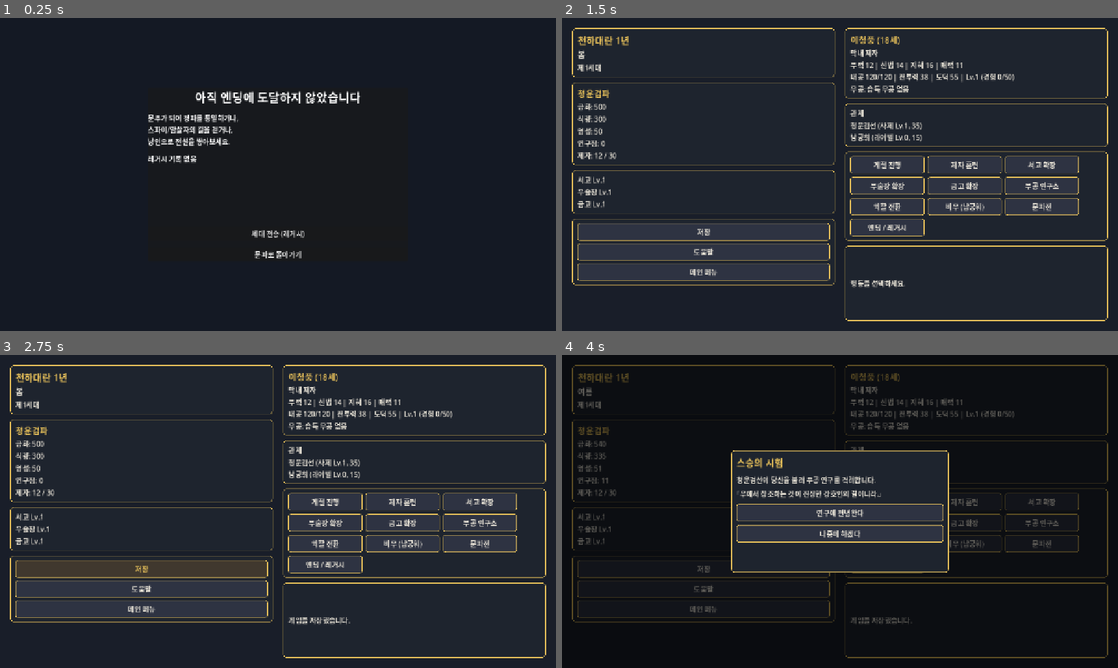
Above: before the commit, frames 1-4 (two rows, left to right).
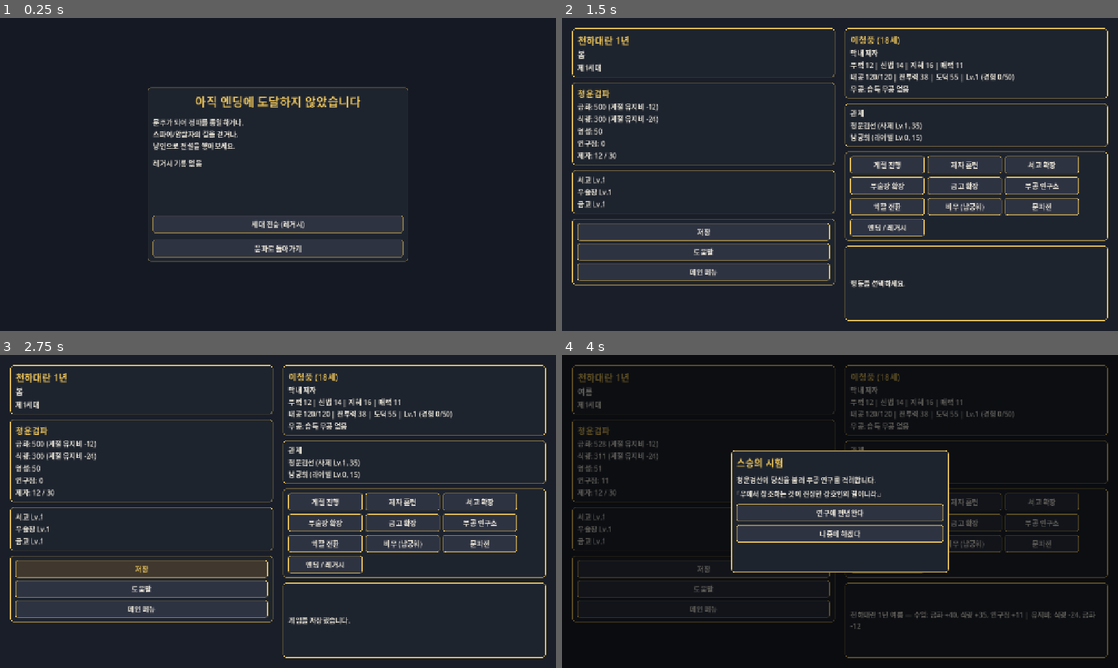
Above: after the commit, the same moments.

Repository: soulfactorx/StrongholdEmpire
Game: Godot game, scene res://scenes/UI/ending_screen.tscn
Two runs of this game, one before a commit and one after it. Both use one fixed random seed, a clock stepped at 60 frames per second and the inputs below. This scene is started directly instead of the project's main scene.
Inputs:
- Up to frame 1 (0.25 s): no input
- Up to frame 2 (1.5 s): click "세대 전승 (레거시)" at 0.5 s; click "문파로 돌아가기" at 1.25 s
- Up to frame 3 (2.75 s): click "저장" at 2 s
- Up to frame 4 (4 s): click "계절 진행" at 2.75 s; click "도움말" at 3.5 s

The runs differ from the first frame. In frame 1, 8.2% of the frame differs, in the area x 26-74%, y 22-78%; in frame 2, 0.3%; in frame 3, 0.3%; in frame 4, 0.7%.

Commit message:
문파 유지비와 게임오버 조건 추가
- 계절마다 제자 수만큼 식량·금화, 확장한 시설 단계만큼 금화를 유지비로 지불
  - 식량 부족: 부족분에 비례해 제자 이탈 (최소 1명)
  - 금화 부족: 급여 체불로 명성 하락
  - 연속 부족 계절 수를 SectData.shortage_seasons로 기록하고 저장
- 게임오버 3종: 문파 해산(제자 0명), 곳간이 비다(3계절 연속 부족), 명성 실추(명성 0)
  - 게임오버 후에는 계절 진행·세대 전승 불가, 엔딩 화면에서 메인 메뉴로만 이동
  - 게임오버 상태를 세이브에 저장하고, 경영 화면 진입 시 엔딩 화면으로 전환
- 계절 진행 시 수입·유지비 요약을 경영 화면 로그에 표시
- 금화·식량이 다음 계절 유지비보다 적으면 경고 색으로 표시
- 엔딩 화면에 UI 테마 적용, 도움말에 유지비·게임오버 설명 추가
- 스모크 테스트에 유지비 계산·부족 처리·게임오버 판정과 흐름 검사 추가

Co-Authored-By: Claude Opus 5.5 <noreply@anthropic.com>
Claude-Session: https://claude.ai/code/session_01XbdTiwmV8RT66UTYn7Aesn

Diff:
--- a/scenes/UI/ending_screen.tscn
+++ b/scenes/UI/ending_screen.tscn
@@ -57,10 +57,12 @@
 autowrap_mode = 3
 
 [node name="SuccessionButton" type="Button" parent="Center/Panel/VBox"]
+unique_name_in_owner = true
 layout_mode = 2
 text = "세대 전승 (레거시)"
 
 [node name="BackButton" type="Button" parent="Center/Panel/VBox"]
+unique_name_in_owner = true
 layout_mode = 2
 text = "문파로 돌아가기"
 
--- a/scripts/Resources/sect_data.gd
+++ b/scripts/Resources/sect_data.gd
@@ -1,5 +1,7 @@
 class_name SectData
 extends Resource
+
+const _Balance = preload("res://scripts/Systems/game_balance.gd")
 
 @export var sect_name: String = "청운검파"
 @export var leader_name: String = "청운검선"
@@ -13,6 +15,9 @@
 @export_group("문파 규모")
 @export var disciple_count: int = 12
 @export var max_disciples: int = 30
+
+## 유지비를 다 내지 못한 계절이 연속으로 몇 번인지
+@export var shortage_seasons: int = 0
 
 @export_group("시설")
 @export var library_level: int = 1
@@ -30,3 +35,12 @@
 	gold -= gold_cost
 	food -= food_cost
 	return true
+
+
+func get_food_upkeep() -> int:
+	return disciple_count * _Balance.FOOD_PER_DISCIPLE
+
+
+func get_gold_upkeep() -> int:
+	var facility_steps: int = (library_level - 1) + (training_ground_level - 1) + (treasury_level - 1)
+	return disciple_count * _Balance.GOLD_PER_DISCIPLE + facility_steps * _Balance.FACILITY_UPKEEP_GOLD
--- a/scripts/Systems/ending_manager.gd
+++ b/scripts/Systems/ending_manager.gd
@@ -25,6 +25,39 @@
 		"description": "이중 스파이로 살아남아 새로운 문파를 세웠습니다.\n강호에 또 하나의 세력이 탄생했습니다.",
 	},
 }
+
+
+## 게임오버: 이야기가 끝나며 세대 전승도 할 수 없다.
+const GAME_OVERS: Dictionary = {
+	"sect_disbanded": {
+		"title": "문파 해산",
+		"description": "마지막 제자마저 떠났습니다.\n텅 빈 연무장에 바람만 불고, 문파의 이름은 강호에서 잊혔습니다.",
+	},
+	"famine_collapse": {
+		"title": "곳간이 비다",
+		"description": "몇 계절째 이어진 궁핍을 견디지 못하고 문파가 무너졌습니다.\n남은 이들은 뿔뿔이 흩어졌습니다.",
+	},
+	"disgraced": {
+		"title": "명성 실추",
+		"description": "문파의 이름이 땅에 떨어졌습니다.\n더 이상 누구도 문하에 들어오려 하지 않습니다.",
+	},
+}
+
+
+static func check_game_over(sect: SectData) -> String:
+	if sect.disciple_count <= 0:
+		return "sect_disbanded"
+	if sect.shortage_seasons >= _Balance.SHORTAGE_GAME_OVER_SEASONS:
+		return "famine_collapse"
+	if sect.reputation <= 0:
+		return "disgraced"
+	return ""
+
+
+static func get_game_over(game_over_id: String) -> Dictionary:
+	if GAME_OVERS.has(game_over_id):
+		return GAME_OVERS[game_over_id]
+	return {"title": "게임 오버", "description": "이야기가 끝났습니다."}
 
 
 static func check_endings(
--- a/scripts/Systems/event_bus.gd
+++ b/scripts/Systems/event_bus.gd
@@ -14,3 +14,4 @@
 signal legacy_succession(legacy: LegacyData)
 signal ending_reached(ending_id: String)
 signal combat_finished(result: Dictionary)
+signal game_over(game_over_id: String)
--- a/scripts/Systems/game_balance.gd
+++ b/scripts/Systems/game_balance.gd
@@ -7,6 +7,19 @@
 const UPGRADE_LIBRARY_GOLD := 80
 const UPGRADE_TRAINING_GOLD := 60
 const UPGRADE_TREASURY_GOLD := 70
+
+# 유지비 (계절마다)
+const FOOD_PER_DISCIPLE := 2
+const GOLD_PER_DISCIPLE := 1
+## 시설 레벨 1을 넘는 단계마다 드는 금화
+const FACILITY_UPKEEP_GOLD := 3
+## 식량이 모자라면 모자란 식량 이 값마다 제자 1명이 떠난다 (최소 1명)
+const DESERTION_FOOD_PER_DISCIPLE := 6
+## 금화가 모자라면 명성이 떨어진다
+const GOLD_SHORTAGE_REPUTATION_LOSS := 3
+
+# 게임오버
+const SHORTAGE_GAME_OVER_SEASONS := 3
 
 # 무공 연구
 const BASE_RESEARCH_COST := 20
--- a/scripts/Systems/game_manager.gd
+++ b/scripts/Systems/game_manager.gd
@@ -17,6 +17,10 @@
 var story_flags: Dictionary = {}
 var legacy_records: Array[LegacyData] = []
 var current_ending_id: String = ""
+## 게임오버 id. 비어 있지 않으면 이야기가 끝난 상태다.
+var game_over_id: String = ""
+## 직전 계절 진행의 수입·유지비 요약
+var last_turn_report: String = ""
 var pending_role_transitions: Array[Dictionary] = []
 var mod_martial_arts: Array[MartialArtData] = []
 ## 새 게임을 시작했거나 세이브를 불러와 진행 중인 게임이 있는지 여부
@@ -52,6 +56,8 @@
 	story_flags.clear()
 	legacy_records.clear()
 	current_ending_id = ""
+	game_over_id = ""
+	last_turn_report = ""
 	pending_role_transitions.clear()
 	pending_combat = null
 	generation = 1
@@ -85,19 +91,26 @@
 
 
 func advance_turn() -> void:
+	if is_game_over():
+		return
 	current_season_index = (current_season_index + 1) % SEASONS.size()
 	if current_season_index == 0:
 		current_year += 1
 		_process_yearly_events()
-	_process_seasonal_income()
+	var income: String = _process_seasonal_income()
+	var upkeep: Dictionary = SectManager.pay_upkeep(player_sect)
+	last_turn_report = "%s %s — %s | %s" % [
+		"천하대란 %d년" % current_year, get_current_season(), income, upkeep["message"],
+	]
 	refresh_role_transitions()
-	_try_trigger_event()
-	_check_ending()
+	_check_end_states()
+	if not is_game_over():
+		_try_trigger_event()
 	EventBus.turn_advanced.emit(current_year, get_current_season())
 	EventBus.resources_changed.emit(player_sect)
 
 
-func _process_seasonal_income() -> void:
+func _process_seasonal_income() -> String:
 	var season := get_current_season()
 	var role_bonus: float = RoleManager.get_role_management_bonus(player_character.role)
 	var gold_income: int = int((20 + player_sect.treasury_level * 10) * role_bonus)
@@ -121,6 +134,7 @@
 	player_sect.food += food_income
 	player_sect.research_points += research_income
 	player_sect.reputation += 1
+	return "수입: 금화 +%d, 식량 +%d, 연구점 +%d" % [gold_income, food_income, research_income]
 
 
 func _process_yearly_events() -> void:
@@ -160,6 +174,24 @@
 	EventBus.event_triggered.emit(event)
 
 
+func is_game_over() -> bool:
+	return not game_over_id.is_empty()
+
+
+## 게임오버를 먼저 확인하고, 아니면 엔딩을 확인한다.
+func _check_end_states() -> void:
+	if is_game_over():
+		return
+	var over_id: String = EndingManager.check_game_over(player_sect)
+	if not over_id.is_empty():
+		game_over_id = over_id
+		is_game_active = false
+		pending_event.clear()
+		EventBus.game_over.emit(over_id)
+		return
+	_check_ending()
+
+
 func _check_ending() -> void:
 	if not current_ending_id.is_empty():
 		return
@@ -198,11 +230,13 @@
 	EventBus.resources_changed.emit(player_sect)
 	EventBus.role_changed.emit(player_character.role)
 	refresh_role_transitions()
-	_check_ending()
+	_check_end_states()
 	return result
 
 
 func start_legacy_succession() -> Dictionary:
+	if is_game_over():
+		return {"success": false, "message": "이야기가 끝나 전승할 수 없습니다."}
 	if not LegacyManager.can_retire(player_character):
 		return {
 			"success": false,
@@ -251,7 +285,7 @@
 		story_flags["won_sect_war"] = true
 	EventBus.character_updated.emit(player_character)
 	EventBus.resources_changed.emit(player_sect)
-	_check_ending()
+	_check_end_states()
 	return result
 
 
@@ -299,7 +333,7 @@
 	EventBus.resources_changed.emit(player_sect)
 	EventBus.relationships_changed.emit(player_relationships)
 	refresh_role_transitions()
-	_check_ending()
+	_check_end_states()
 	if result["success"]:
 		AudioManager.play_success()
 	else:
@@ -324,6 +358,7 @@
 		"story_flags": story_flags,
 		"triggered_event_ids": triggered_event_ids,
 		"current_ending_id": current_ending_id,
+		"game_over_id": game_over_id,
 		"character": _SaveManager.serialize_character(player_character),
 		"sect": _SaveManager.serialize_sect(player_sect),
 		"relationships": _SaveManager.serialize_relationships(player_relationships),
@@ -337,7 +372,7 @@
 	if not result["success"]:
 		return result
 	_apply_save_data(result["data"])
-	is_game_active = true
+	is_game_active = not is_game_over()
 	EventBus.character_updated.emit(player_character)
 	EventBus.resources_changed.emit(player_sect)
 	EventBus.relationships_changed.emit(player_relationships)
@@ -353,6 +388,7 @@
 	for event_id in data.get("triggered_event_ids", []):
 		triggered_event_ids.append(event_id)
 	current_ending_id = data.get("current_ending_id", "")
+	game_over_id = data.get("game_over_id", "")
 	pending_event.clear()
 	_set_player_character(_SaveManager.deserialize_character(data.get("character", {})))
 	player_sect = _SaveManager.deserialize_sect(data.get("sect", {}))
@@ -372,7 +408,7 @@
 	EventBus.character_updated.emit(player_character)
 	EventBus.relationships_changed.emit(player_relationships)
 	refresh_role_transitions()
-	_check_ending()
+	_check_end_states()
 	if result.get("success", false):
 		AudioManager.play_success()
 	else:
--- a/scripts/Systems/save_manager.gd
+++ b/scripts/Systems/save_manager.gd
@@ -85,6 +85,7 @@
 		"library_level": sect.library_level,
 		"training_ground_level": sect.training_ground_level,
 		"treasury_level": sect.treasury_level,
+		"shortage_seasons": sect.shortage_seasons,
 	}
 
 
@@ -170,6 +171,7 @@
 	sect.library_level = data.get("library_level", 1)
 	sect.training_ground_level = data.get("training_ground_level", 1)
 	sect.treasury_level = data.get("treasury_level", 1)
+	sect.shortage_seasons = data.get("shortage_seasons", 0)
 	return sect
 
 
--- a/scripts/Systems/sect_manager.gd
+++ b/scripts/Systems/sect_manager.gd
@@ -4,6 +4,49 @@
 const _Balance = preload("res://scripts/Systems/game_balance.gd")
 
 
+## 계절 유지비를 낸다. 모자라면 제자 이탈·명성 하락이 생기고 연속 부족 계절이 늘어난다.
+static func pay_upkeep(sect: SectData) -> Dictionary:
+	var food_cost: int = sect.get_food_upkeep()
+	var gold_cost: int = sect.get_gold_upkeep()
+	var parts: PackedStringArray = ["유지비: 식량 -%d, 금화 -%d" % [food_cost, gold_cost]]
+	var shortage: bool = false
+	var deserted: int = 0
+
+	sect.food -= food_cost
+	if sect.food < 0:
+		shortage = true
+		var deficit: int = -sect.food
+		sect.food = 0
+		deserted = mini(
+			sect.disciple_count,
+			maxi(1, ceili(float(deficit) / _Balance.DESERTION_FOOD_PER_DISCIPLE))
+		)
+		sect.disciple_count -= deserted
+		parts.append("식량 부족! 제자 %d명이 떠났습니다" % deserted)
+
+	sect.gold -= gold_cost
+	if sect.gold < 0:
+		shortage = true
+		sect.gold = 0
+		var rep_loss: int = mini(sect.reputation, _Balance.GOLD_SHORTAGE_REPUTATION_LOSS)
+		sect.reputation -= rep_loss
+		parts.append("금화 부족! 급여가 밀려 명성 -%d" % rep_loss)
+
+	if shortage:
+		sect.shortage_seasons += 1
+		parts.append(
+			"(연속 부족 %d/%d계절)" % [sect.shortage_seasons, _Balance.SHORTAGE_GAME_OVER_SEASONS]
+		)
+	else:
+		sect.shortage_seasons = 0
+
+	return {
+		"shortage": shortage,
+		"deserted": deserted,
+		"food_cost": food_cost,
+		"gold_cost": gold_cost,
+		"message": ", ".join(parts),
+	}
 
 
 static func train_disciples(sect: SectData, character: CharacterData) -> Dictionary:
--- a/scripts/Tests/smoke_test.gd
+++ b/scripts/Tests/smoke_test.gd
@@ -36,6 +36,8 @@
 	_test_event_conditions()
 	_test_event_branches()
 	_test_event_mod_folder()
+	_test_upkeep()
+	_test_game_over_conditions()
 	# 오토로드의 _ready()는 첫 프레임에 실행되므로 런타임 검사는 그 뒤로 미룬다.
 	process_frame.connect(_run_runtime_tests, CONNECT_ONE_SHOT)
 
@@ -46,6 +48,7 @@
 	await _test_scene_navigation()
 	await _test_combat_flow()
 	await _test_event_popup_choices()
+	await _test_game_over_flow()
 
 	print("스모크 테스트: %d개 검사, %d개 실패" % [_checks, _failures])
 	quit(1 if _failures > 0 else 0)
@@ -497,3 +500,127 @@
 		func(n: Node) -> bool: return n is Button and not n.is_queued_for_deletion()
 	)
 	_check(buttons.size() == 3 and popup.visible, "기연 팝업: 선택지 3개 버튼 생성")
+
+
+func _test_upkeep() -> void:
+	var sect := SectData.new()
+	sect.disciple_count = 10
+	sect.library_level = 2
+	sect.treasury_level = 3
+	_check(sect.get_food_upkeep() == 10 * _Balance.FOOD_PER_DISCIPLE, "식량 유지비 = 제자 수 × 단가")
+	_check(
+		sect.get_gold_upkeep() == 10 * _Balance.GOLD_PER_DISCIPLE + 3 * _Balance.FACILITY_UPKEEP_GOLD,
+		"금화 유지비 = 제자 + 시설 단계"
+	)
+
+	# 정상 납부: 차감, 연속 부족 초기화
+	sect.food = 100
+	sect.gold = 100
+	sect.shortage_seasons = 2
+	var result: Dictionary = SectManager.pay_upkeep(sect)
+	_check(
+		not result["shortage"] and sect.food == 80 and sect.gold == 100 - sect.get_gold_upkeep()
+		and sect.shortage_seasons == 0,
+		"유지비 정상 납부"
+	)
+
+	# 식량 부족: 식량 0, 부족분에 비례한 제자 이탈
+	sect.food = 2  # 유지비 20 → 18 부족 → 18/6 = 3명 이탈
+	sect.gold = 100
+	result = SectManager.pay_upkeep(sect)
+	_check(
+		result["shortage"] and sect.food == 0 and result["deserted"] == 3 and sect.disciple_count == 7
+		and sect.shortage_seasons == 1,
+		"식량 부족: 제자 3명 이탈, 연속 부족 1"
+	)
+
+	# 금화 부족: 금화 0, 명성 하락
+	sect.food = 1000
+	sect.gold = 0
+	var rep_before: int = sect.reputation
+	result = SectManager.pay_upkeep(sect)
+	_check(
+		result["shortage"] and sect.gold == 0
+		and sect.reputation == rep_before - _Balance.GOLD_SHORTAGE_REPUTATION_LOSS
+		and sect.shortage_seasons == 2,
+		"금화 부족: 명성 하락, 연속 부족 2"
+	)
+
+	# 저장/불러오기에 연속 부족 계절 유지
+	var restored: SectData = _SaveManager.deserialize_sect(
+		JSON.parse_string(JSON.stringify(_SaveManager.serialize_sect(sect)))
+	)
+	_check(restored.shortage_seasons == 2, "연속 부족 계절 저장/복원")
+
+
+func _test_game_over_conditions() -> void:
+	var sect := SectData.new()
+	_check(EndingManager.check_game_over(sect).is_empty(), "기본 문파는 게임오버 아님")
+	sect.disciple_count = 0
+	_check(EndingManager.check_game_over(sect) == "sect_disbanded", "제자 0명: 문파 해산")
+	sect = SectData.new()
+	sect.shortage_seasons = _Balance.SHORTAGE_GAME_OVER_SEASONS
+	_check(EndingManager.check_game_over(sect) == "famine_collapse", "연속 부족: 곳간이 비다")
+	sect = SectData.new()
+	sect.reputation = 0
+	_check(EndingManager.check_game_over(sect) == "disgraced", "명성 0: 명성 실추")
+
+
+func _test_game_over_flow() -> void:
+	var gm: Node = root.get_node("GameManager")
+	gm.start_new_game("궁핍", "young_disciple")
+	SceneRouter.goto(self, SceneRouter.HUB)
+	await process_frame
+	await process_frame
+
+	# 이미 2계절 연속 부족인 상태에서 식량이 바닥난 채 여름을 맞는다
+	# (여름 식량 수입 ~35 < 제자 30명 유지비 60 → 세 번째 부족)
+	var signalled: Array[String] = []
+	var on_over := func(id: String) -> void: signalled.append(id)
+	var bus: Node = root.get_node("EventBus")
+	bus.game_over.connect(on_over)
+	gm.player_sect.disciple_count = 30
+	gm.player_sect.max_disciples = 30
+	gm.player_sect.food = 0
+	gm.player_sect.shortage_seasons = _Balance.SHORTAGE_GAME_OVER_SEASONS - 1
+	_check(not gm.is_game_over(), "부족 2계절까지는 진행 중")
+	gm.advance_turn()
+	bus.game_over.disconnect(on_over)
+
+	_check(gm.is_game_over() and gm.game_over_id == "famine_collapse", "3계절 연속 부족 시 게임오버")
+	_check(signalled == ["famine_collapse"], "game_over 시그널 1회 발생")
+	_check(not gm.is_game_active, "게임오버 후 진행 중 상태 해제")
+	_check(gm.last_turn_report.contains("유지비"), "계절 보고에 유지비 표시")
+
+	var year: int = gm.current_year
+	var season: int = gm.current_season_index
+	gm.advance_turn()
+	_check(gm.current_year == year and gm.current_season_index == season, "게임오버 후 계절 진행 불가")
+	_check(not gm.start_legacy_succession()["success"], "게임오버 후 세대 전승 불가")
+
+	await process_frame
+	await process_frame
+	_check(current_scene.scene_file_path == SceneRouter.ENDING, "게임오버 시 엔딩 화면으로 이동")
+	_check(
+		not current_scene.get_node("%SuccessionButton").visible
+		and current_scene.get_node("%BackButton").text == "메인 메뉴로",
+		"게임오버 화면: 전승 버튼 숨김, 메인 메뉴로 이동"
+	)
+
+	# 경영 화면으로 돌아가려 해도 엔딩 화면으로 되돌린다
+	SceneRouter.goto(self, SceneRouter.HUB)
+	await process_frame
+	await process_frame
+	await process_frame
+	_check(current_scene.scene_file_path == SceneRouter.ENDING, "게임오버 상태에서 경영 화면 진입 차단")
+
+	# 세이브에도 게임오버가 남는다
+	gm._apply_save_data(JSON.parse_string(JSON.stringify({
+		"game_over_id": gm.game_over_id,
+		"character": _SaveManager.serialize_character(gm.player_character),
+		"sect": _SaveManager.serialize_sect(gm.player_sect),
+	})))
+	_check(gm.game_over_id == "famine_collapse", "게임오버 상태 저장/복원")
+
+	gm.start_new_game("재시작", "young_disciple")
+	_check(not gm.is_game_over() and gm.is_game_active, "새 게임으로 게임오버 해제")
--- a/scripts/UI/ending_screen.gd
+++ b/scripts/UI/ending_screen.gd
@@ -1,17 +1,35 @@
 extends Control
+
+const _UiTheme = preload("res://scripts/UI/ui_theme.gd")
 
 @onready var title_label: Label = %EndingTitleLabel
 @onready var desc_label: Label = %EndingDescLabel
 @onready var legacy_label: Label = %LegacyLabel
+@onready var succession_button: Button = %SuccessionButton
+@onready var back_button: Button = %BackButton
 
 
 func _ready() -> void:
+	_UiTheme.apply_to_control(self)
+	_UiTheme.style_label_title(title_label, 28)
 	_display_ending()
 
 
 func _display_ending() -> void:
+	var game_over: bool = GameManager.is_game_over()
+	succession_button.visible = not game_over
+	back_button.text = "메인 메뉴로" if game_over else "문파로 돌아가기"
 	var ending_id: String = GameManager.current_ending_id
-	if ending_id.is_empty():
+	if game_over:
+		var info: Dictionary = EndingManager.get_game_over(GameManager.game_over_id)
+		title_label.text = "게임 오버: %s" % info["title"]
+		desc_label.text = "%s\n\n%s의 이야기는 천하대란 %d년 %s에 막을 내렸습니다." % [
+			info["description"],
+			GameManager.player_character.display_name,
+			GameManager.current_year,
+			GameManager.get_current_season(),
+		]
+	elif ending_id.is_empty():
 		title_label.text = "아직 엔딩에 도달하지 않았습니다"
 		desc_label.text = (
 			"문주가 되어 정파를 통일하거나,\n"
@@ -41,4 +59,7 @@
 
 
 func _on_back_pressed() -> void:
-	SceneRouter.goto(get_tree(), SceneRouter.HUB)
+	if GameManager.is_game_over():
+		SceneRouter.goto(get_tree(), SceneRouter.MAIN_MENU)
+	else:
+		SceneRouter.goto(get_tree(), SceneRouter.HUB)
--- a/scripts/UI/help_screen.gd
+++ b/scripts/UI/help_screen.gd
@@ -11,6 +11,12 @@
 
 ■ 문파 경영
   계절을 진행하며 자원을 모으고 시설을 확장합니다.
+  매 계절 제자 수만큼 식량·금화를, 확장한 시설만큼 금화를 유지비로 냅니다.
+  식량이 모자라면 제자가 떠나고, 금화가 모자라면 명성이 떨어집니다.
+
+■ 게임오버
+  제자가 모두 떠나거나, 유지비를 3계절 연속 다 내지 못하거나,
+  명성이 0이 되면 이야기가 끝납니다. (세대 전승 불가)
   기연 이벤트가 발생하면 선택지를 고르세요.
 
 ■ 무공 창조
--- a/scripts/UI/management_screen.gd
+++ b/scripts/UI/management_screen.gd
@@ -35,6 +35,10 @@
 	EventBus.role_transitions_available.connect(_on_role_transitions_available)
 	EventBus.role_changed.connect(_on_role_changed)
 	EventBus.ending_reached.connect(_on_ending_reached)
+	EventBus.game_over.connect(_on_game_over)
+	if GameManager.is_game_over():
+		_on_game_over.call_deferred(GameManager.game_over_id)
+		return
 	_refresh_all()
 	if not GameManager.pending_event.is_empty():
 		event_popup.show_event(GameManager.pending_event)
@@ -55,14 +59,24 @@
 
 func _update_sect_display(sect: SectData) -> void:
 	sect_name_label.text = sect.sect_name
-	gold_label.text = "금화: %d" % sect.gold
-	food_label.text = "식량: %d" % sect.food
+	gold_label.text = "금화: %d (계절 유지비 -%d)" % [sect.gold, sect.get_gold_upkeep()]
+	food_label.text = "식량: %d (계절 유지비 -%d)" % [sect.food, sect.get_food_upkeep()]
+	# 보유량이 다음 계절 유지비보다 적으면 경고 색으로 표시한다.
+	_set_warning(gold_label, sect.gold < sect.get_gold_upkeep())
+	_set_warning(food_label, sect.food < sect.get_food_upkeep())
 	reputation_label.text = "명성: %d" % sect.reputation
 	research_label.text = "연구점: %d" % sect.research_points
 	disciple_label.text = "제자: %d / %d" % [sect.disciple_count, sect.max_disciples]
 	library_label.text = "서고 Lv.%d" % sect.library_level
 	training_label.text = "무술장 Lv.%d" % sect.training_ground_level
 	treasury_label.text = "금고 Lv.%d" % sect.treasury_level
+
+
+func _set_warning(label: Label, warn: bool) -> void:
+	if warn:
+		label.add_theme_color_override("font_color", _UiTheme.COLORS["accent_red"])
+	else:
+		label.add_theme_color_override("font_color", _UiTheme.COLORS["text_primary"])
 
 
 func _update_character_display(character: CharacterData) -> void:
@@ -93,8 +107,7 @@
 
 func _on_turn_advanced(_year: int, _season: String) -> void:
 	_update_time_display()
-	if GameManager.pending_event.is_empty():
-		_on_action_message("계절이 지나갔습니다. 자원이 갱신되었습니다.")
+	_on_action_message(GameManager.last_turn_report)
 
 
 func _on_resources_changed(sect: SectData) -> void:
@@ -130,6 +143,11 @@
 func _on_ending_reached(ending_id: String) -> void:
 	var ending: Dictionary = EndingManager.get_ending(ending_id)
 	_on_action_message("엔딩 도달: %s — [엔딩/레거시] 메뉴에서 확인하세요." % ending["title"])
+
+
+func _on_game_over(_game_over_id: String) -> void:
+	AudioManager.play_failure()
+	SceneRouter.goto(get_tree(), SceneRouter.ENDING)
 
 
 func _execute_action(result: Dictionary) -> void:
